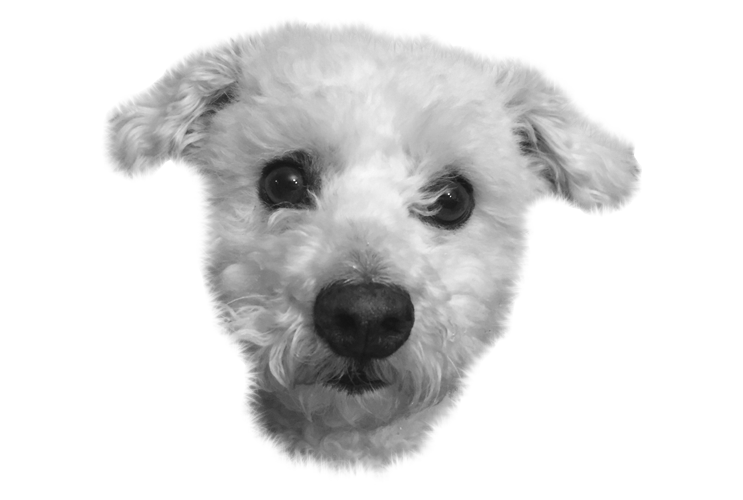
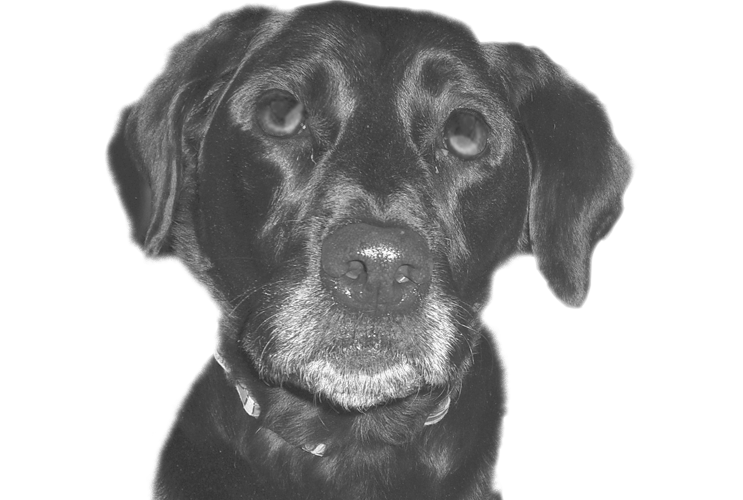
Before/after of a 743px x 500px layered artwork. What changed in the layer stack:
added layer "Layer 17 copy" (80%) above "Layer 14" over [104, 0, 639, 500]
hid "Layer 14" over [101, 16, 642, 485]
